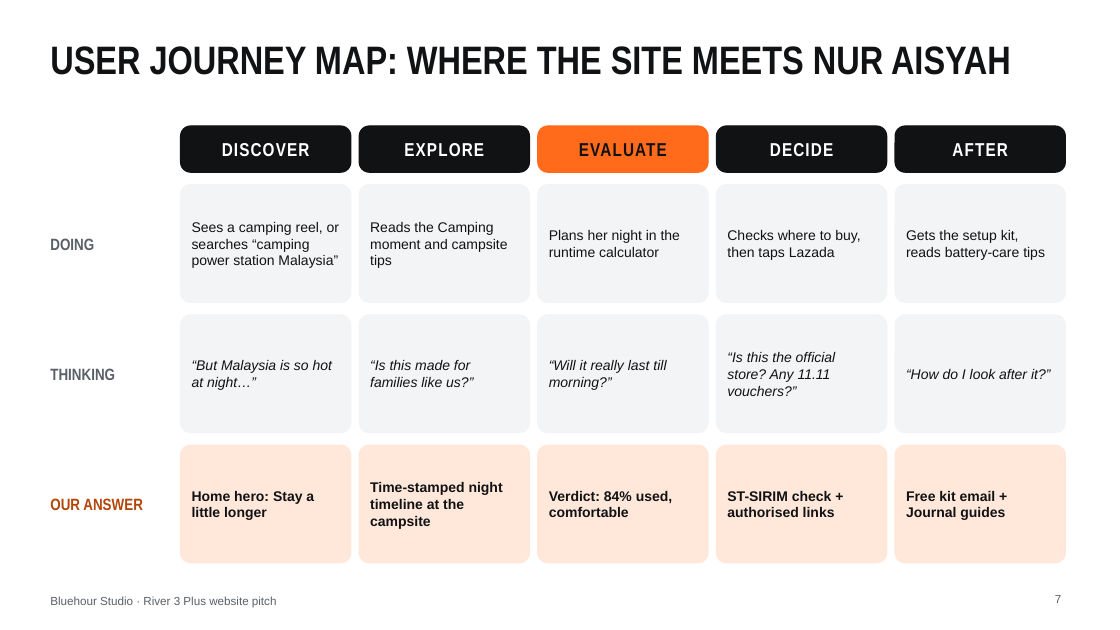
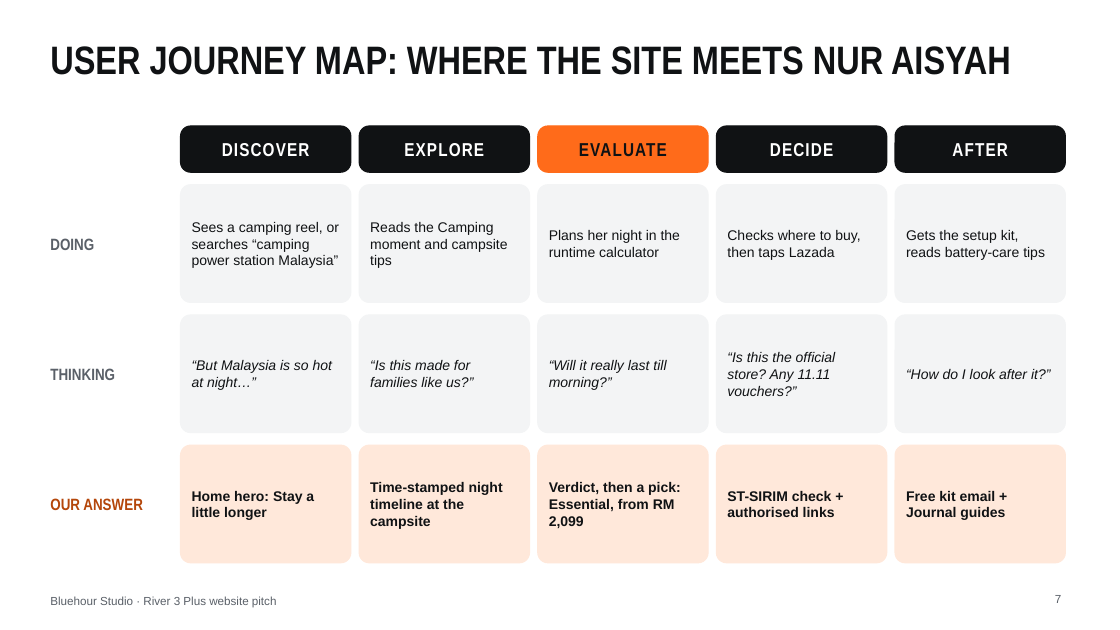
Before and after one commit to thecpinsiders/CS2024-Project-Website, a slide deck: slide 7 of Bluehour-Pitch-Deck.pptx. Drawn at 1120x630 pixels with LibreOffice and Linux fonts; fonts in the diff are those of the drawing. Boxes give left, top, right and bottom in pixels: in the first picture for what was removed or moved away, otherwise in the second. Text is boxed around its words. In the diff, an @@ line names an element or a change of style, - is before the commit and + after.

```diff
--- a/Bluehour-Pitch-Deck.pptx
+++ b/Bluehour-Pitch-Deck.pptx
@@ text at [549,482,681,528]: text changed @@
-Verdict: 84% used, comfortable
+Verdict, then a pick: Essential, from RM 2,099
```
Also in this commit, not shown: 5 other slides changed, 2 slides added, 19 other files.
